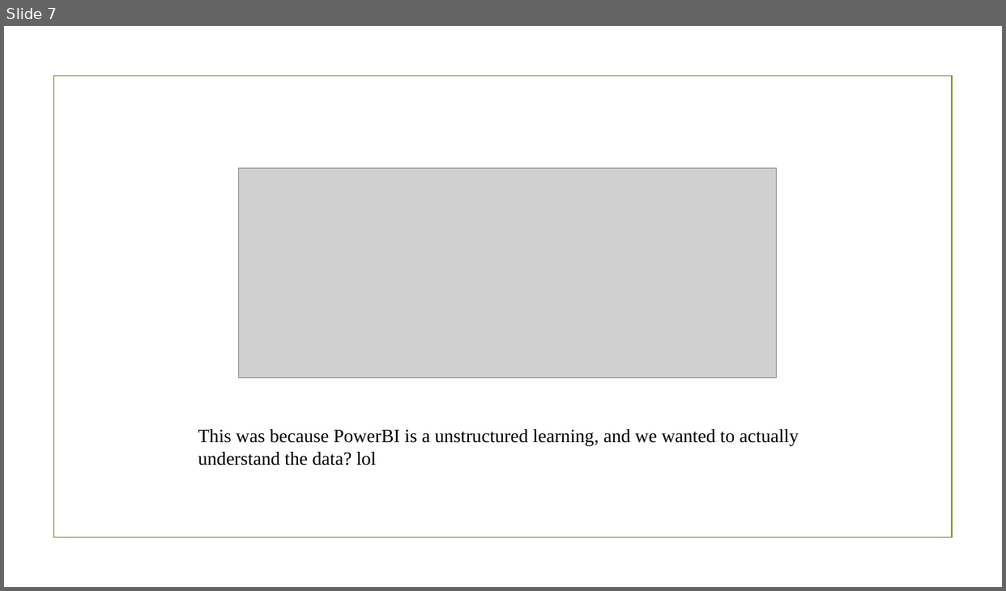
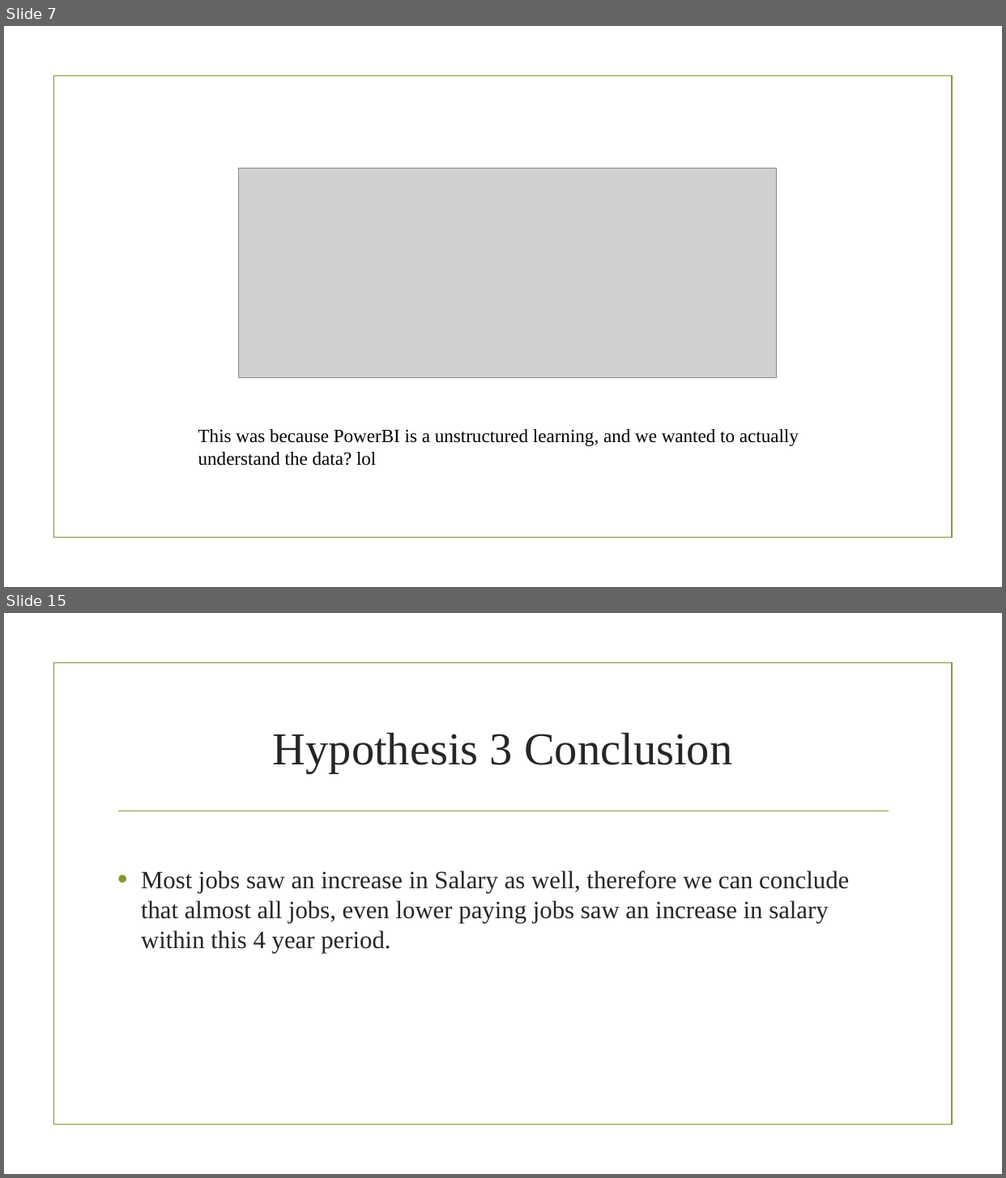
Before and after one commit to danlin604/vsocc, a slide deck: 4925 PROJECT FOLDER/COMP4925 , sub-project 1.pptx. Shown one above the other, each under a label of ours: slide 7 before the commit, slides 7 and 15 after it; the slides between them are not shown. The pictures are 1006x591 and 1006x1178 pixels, drawn with LibreOffice and Linux fonts; fonts in the diff are those of the drawing; grey boxes stand for pictures; background and template pictures are left out. Boxes give left, top, right and bottom in pixels: in the first picture for what was removed or moved away, otherwise in the second. Text is boxed around its words. In the diff, an @@ line names an element or a change of style, - is before the commit and + after.

```diff
--- a/4925 PROJECT FOLDER/COMP4925 , sub-project 1.pptx
+++ b/4925 PROJECT FOLDER/COMP4925 , sub-project 1.pptx
@@ slide 15 added at [4, 613, 1002, 1174], background picture (left out); not listed: 1 template element that a slide beside it also shows @@
@@ title added at [273, 733, 732, 773], 44 pt, text #262626 @@
+Hypothesis 3 Conclusion
@@ line added from (118, 811) to (889, 811), #83992A 1.25 pt @@
@@ text added at [141, 871, 849, 953], 24 pt, text #262626 @@
+• Most jobs saw an increase in Salary as well, therefore we can conclude that almost all jobs, even lower paying jobs saw an increase in salary within this 4 year period.
```
Also in this commit, not shown: 4 slides changed, 5 other slides added, 1 slide removed, 1 other file.
